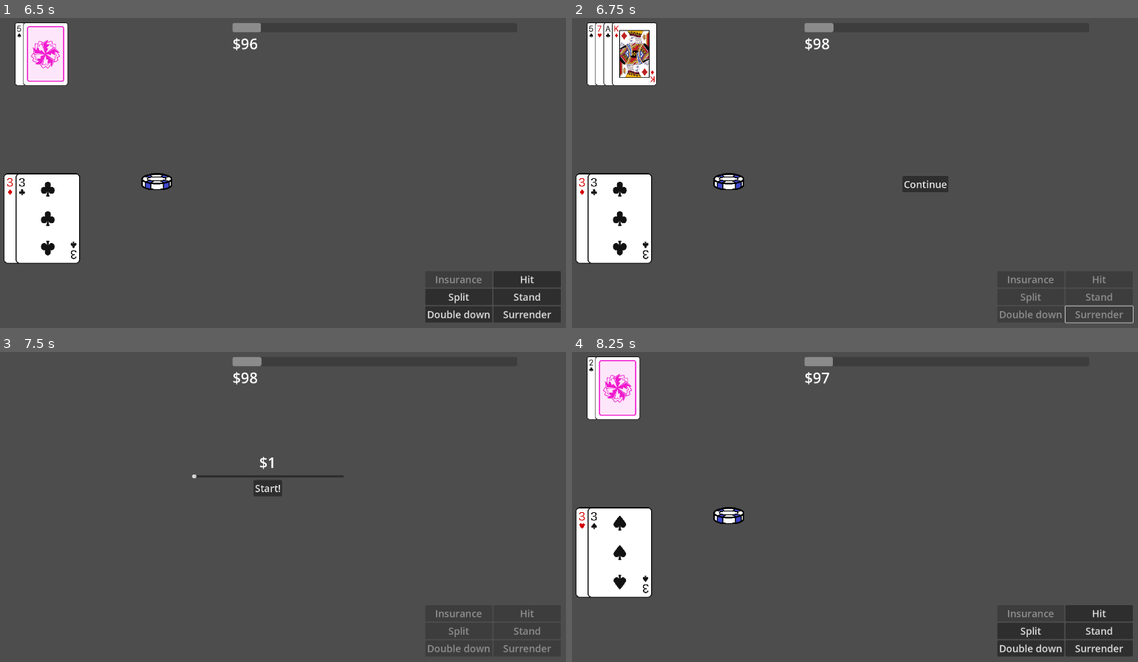
Above: before the commit, frames 1-4 (two rows, left to right).
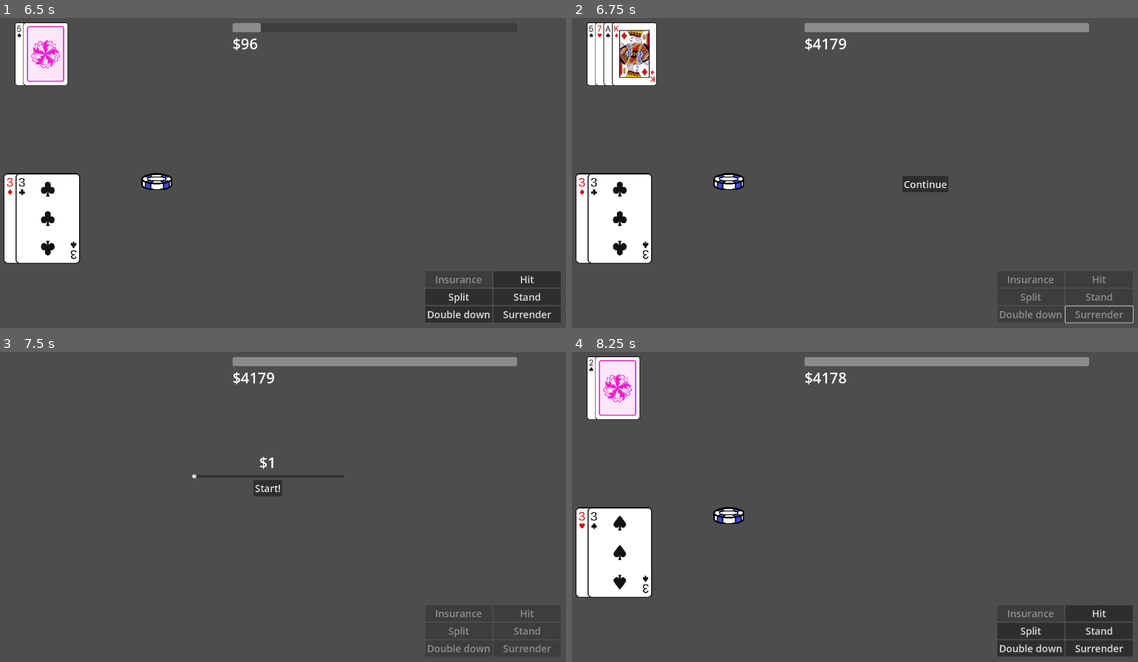
Above: after the commit, the same moments.

Repository: Tofutush/blackjack-with-sky
Game: Godot game, scene res://scenes/Start/Start.tscn
Two runs of this game, one before a commit and one after it. Both use one fixed random seed, a clock stepped at 60 frames per second and the inputs below.
Inputs:
- Up to frame 1 (6.5 s): click "Start" at 0.5 s; click "Start!" at 1.25 s; click "Split" at 2 s; click "Double down" at 2.75 s; click "Hit" at 3.5 s; click "Stand" at 4.25 s; click "Continue" at 5 s; click "Start!" at 5.75 s
- Up to frame 2 (6.75 s): click "Surrender" at 6.5 s
- Up to frame 3 (7.5 s): click "Continue" at 7.25 s
- Up to frame 4 (8.25 s): click "Start!" at 8 s

Frame 1 is identical in both runs. In frame 2, 1.4% of the frame differs, in the area x 42-92%, y 1-11%; in frame 3, 1.4%; in frame 4, 1.4%.

Commit message:
calc win/loss

Diff:
--- a/scenes/Chips/chips.gd
+++ b/scenes/Chips/chips.gd
@@ -54,7 +54,7 @@
 func clearChips() -> void:
 	for key in dict:
 		dict[key] = 0
-	hide()
+	clearDisplay()
 
 func clearDisplay() -> void:
 	for child in $HBoxContainer.get_children():
--- a/scenes/Main/main.gd
+++ b/scenes/Main/main.gd
@@ -34,6 +34,7 @@
 
 func endGame() -> void:
 	# this is the TRUE endGame, when all hands have been played
+
 	# check insurance on game end bc it carries out regardless of outcome of main game
 	if insuring:
 		# the dealer would not draw any more cards had they natural bj, so it's safe to call this
@@ -41,6 +42,30 @@
 			print('insure bet won')
 			GameManager.changeMoney(insuranceBet * 3)
 	$PlayerButtons.disableButtons()
+	if dealerHand.isBusted():
+		print('dealer over, so all your hands that have not busted will win')
+		var count = 0
+		for i in playerHands:
+			if !i.isBusted():
+				count += 1
+				GameManager.changeMoney(bet * 2)
+		print(str(count) + ' hand(s) have won')
+		endGame()
+	else:
+		for i in len(playerHands):
+			if !playerHands[i].isBusted():
+				var result = playerHands[i].compareValue(dealerHand)
+				match result:
+					0:
+						GameManager.changeMoney(bet)
+						print('hand ' + str(i + 1) + ' push')
+					1:
+						GameManager.changeMoney(bet * 2)
+						print('hand ' + str(i + 1) + ' win')
+					-1:
+						print('hand ' + str(i + 1) + ' lose')
+					_:
+						push_error('somehow result is ' + str(result))
 	$ContinueButton.show()
 
 func endHand() -> void:
@@ -219,22 +244,8 @@
 
 func dealerDrawLoop() -> void:
 	$DealerDeckDisplay.turnLastBackCard()
-	while not dealerHand.isEndForDealer():
-		dealerHand.addCard(mainDeck.drawRandom())
-	if dealerHand.isBusted():
-		GameManager.changeMoney(bet * 2)
-		print('dealer over, you win')
-	else:
-		var result = playerHands[playerIdx].compareValue(dealerHand)
-		match result:
-			0:
-				GameManager.changeMoney(bet)
-				print('push')
-			1:
-				GameManager.changeMoney(bet * 2)
-				print('you win')
-			-1:
-				print('you lose')
-			_:
-				push_error('somehow result is ' + str(result))
+	if !playerHands.all(func(hand: Deck): hand.isBusted()):
+		# dealer don't draw if all hands bust
+		while not dealerHand.isEndForDealer():
+			dealerHand.addCard(mainDeck.drawRandom())
 	endGame()
